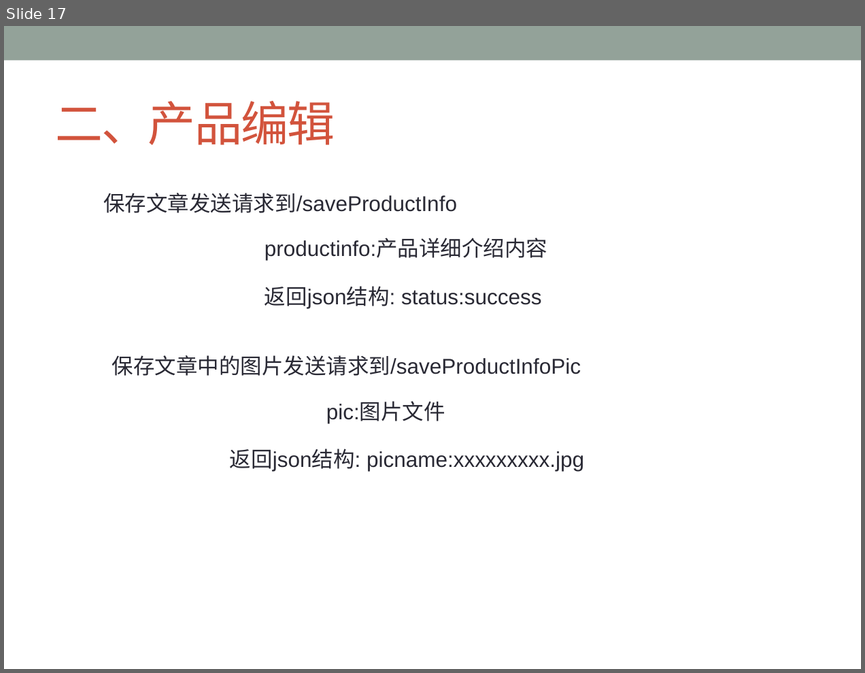
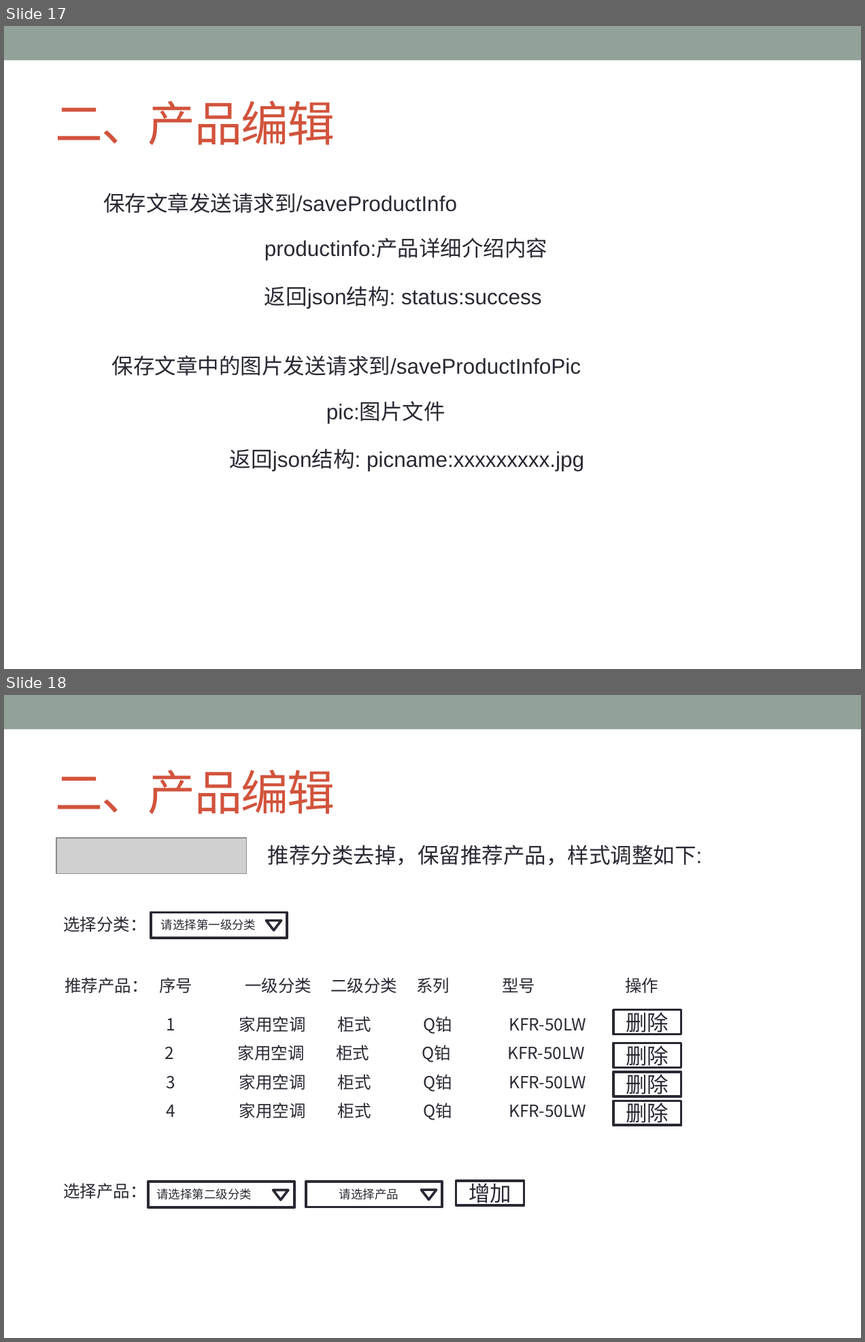
Before and after one commit to ChanSeaThink/LULLGREE, a slide deck: ZSGree前后端逻辑及接口.pptx. Shown one above the other, each under a label of ours: slide 17 before the commit, slides 17 and 18 after it. The pictures are 865x673 and 865x1342 pixels, drawn with LibreOffice and Linux fonts; fonts in the diff are those of the drawing; grey boxes stand for pictures. Boxes give left, top, right and bottom in pixels: in the first picture for what was removed or moved away, otherwise in the second. Text is boxed around its words. In the diff, an @@ line names an element or a change of style, - is before the commit and + after.

Commit message:
完成产品的接口定义

```diff
--- a/ZSGree前后端逻辑及接口.pptx
+++ b/ZSGree前后端逻辑及接口.pptx
@@ slide 18 added at [4,695,861,1338], background #FFFFFF; not listed: 1 template element that a slide beside it also shows @@
@@ title added at [56,770,335,814], 40 pt, text #D2533C @@
+二、产品编辑
@@ picture added at [56,838,247,874] @@
@@ text added at [268,845,702,865], 18 pt, text #292934 @@
+推荐分类去掉，保留推荐产品，样式调整如下:
@@ text added at [63,916,147,932], 14 pt, text #292934 @@
+选择分类：
@@ rectangle added at [150,912,287,938], fill #FFFFFF, outline #292934 2.08 pt @@
@@ text added at [161,919,256,930], 10 pt, text #292934 @@
+请选择第一级分类
@@ triangle added at [266,920,281,930], fill #FFFFFF, outline #292934 2.08 pt @@
@@ text added at [65,977,148,993], 14 pt, text #292934 @@
+推荐产品：
@@ text added at [159,977,658,993], 14 pt, text #292934 @@
+序号 一级分类 二级分类 系列 型号 操作
@@ text added at [167,1016,586,1034], 14 pt, text #292934 @@
+1 家用空调 柜式 Q铂 KFR-50LW
@@ rectangle added at [613,1009,681,1034], fill #FFFFFF, outline #292934 2.08 pt, 18 pt, text #292934 @@
+删除
@@ text added at [164,1045,584,1062], 14 pt, text #292934 @@
+2 家用空调 柜式 Q铂 KFR-50LW
@@ rectangle added at [613,1043,681,1068], fill #FFFFFF, outline #292934 2.08 pt, 18 pt, text #292934 @@
+删除
@@ text added at [167,1074,586,1091], 14 pt, text #292934 @@
+3 家用空调 柜式 Q铂 KFR-50LW
@@ rectangle added at [613,1072,681,1097], fill #FFFFFF, outline #292934 2.08 pt, 18 pt, text #292934 @@
+删除
@@ text added at [167,1102,586,1120], 14 pt, text #292934 @@
+4 家用空调 柜式 Q铂 KFR-50LW
@@ rectangle added at [613,1100,681,1125], fill #FFFFFF, outline #292934 2.08 pt, 18 pt, text #292934 @@
+删除
@@ text added at [63,1183,147,1198], 14 pt, text #292934 @@
+选择产品：
@@ rectangle added at [148,1181,294,1206], fill #FFFFFF, outline #292934 2.08 pt @@
@@ rectangle added at [306,1182,442,1207], fill #FFFFFF, outline #292934 2.08 pt @@
@@ rectangle added at [456,1181,524,1206], fill #FFFFFF, outline #292934 2.08 pt, 18 pt, text #292934 @@
+增加
@@ text added at [157,1188,252,1200], 10 pt, text #292934 @@
+请选择第二级分类
@@ triangle added at [273,1189,288,1200], fill #FFFFFF, outline #292934 2.08 pt @@
@@ text added at [339,1188,398,1200], 10 pt, text #292934 @@
+请选择产品
@@ triangle added at [422,1189,436,1200], fill #FFFFFF, outline #292934 2.08 pt @@
```
Also in this commit, not shown: 2 other slides added.
